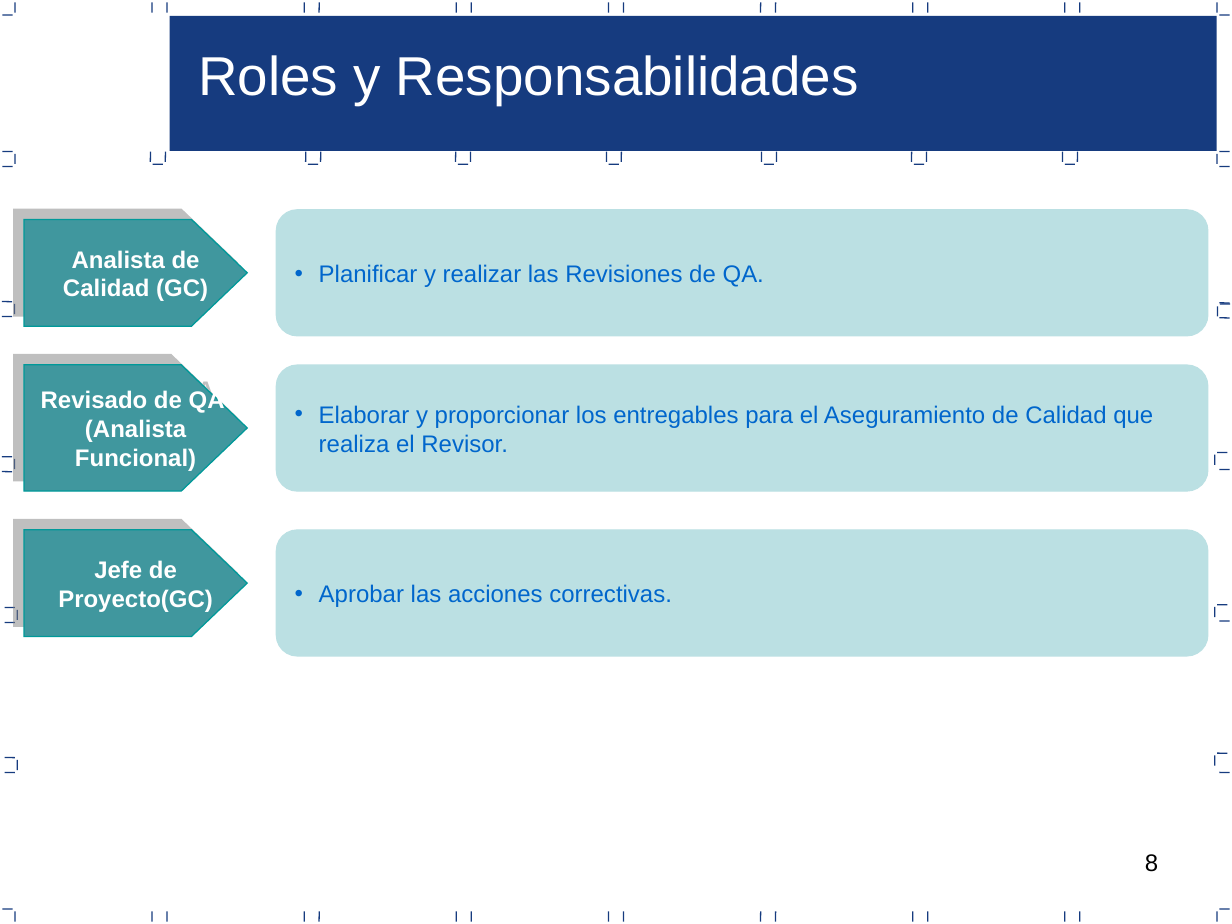
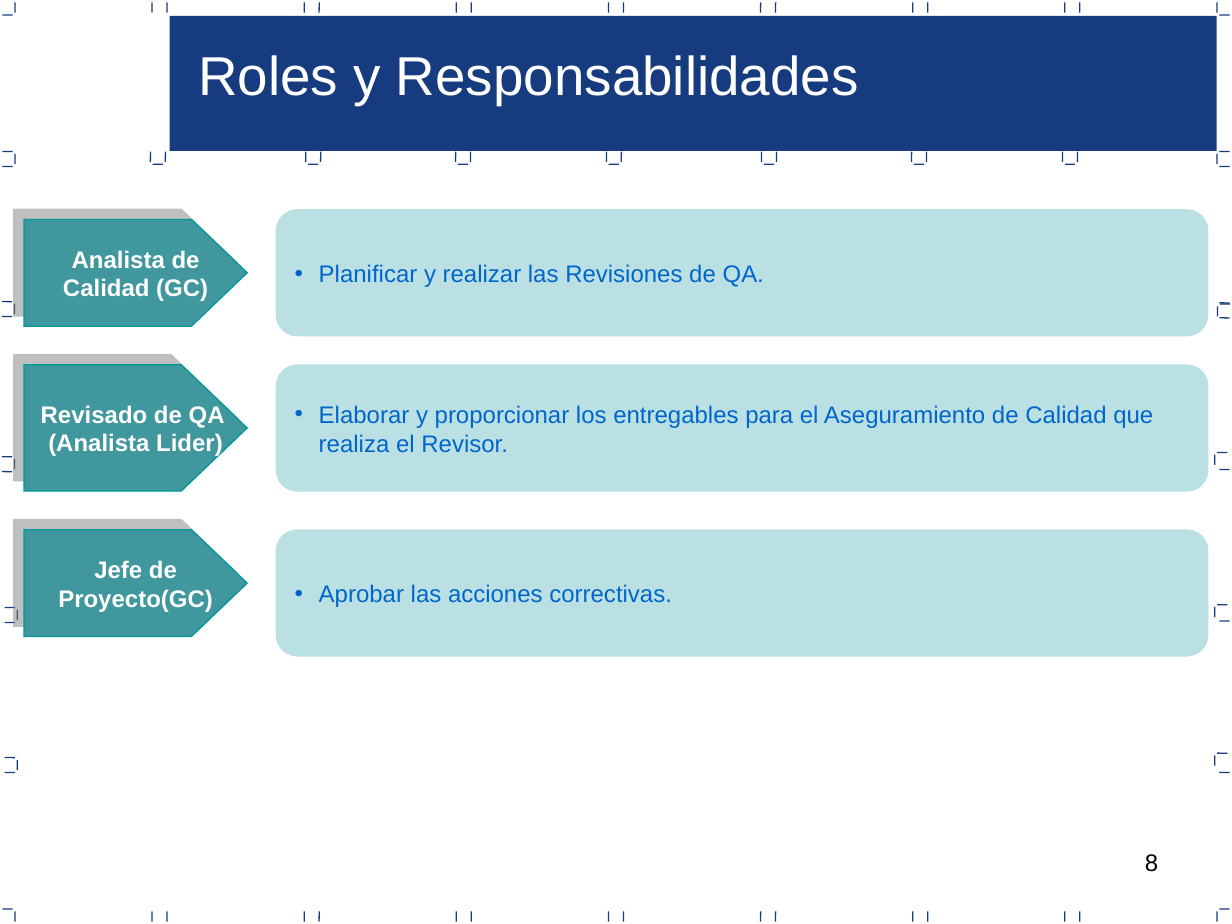
Before and after one commit to joansafr/Dev90PlusPlus, a slide deck: slide 8 of Area PPQA/F.DEV90.PPQA.R02 - Proceso de Aseguramiento de la Calidad.ppt. Drawn at 1232x924 pixels with LibreOffice and Linux fonts; fonts in the diff are those of the drawing. Boxes give left, top, right and bottom in pixels: in the first picture for what was removed or moved away, otherwise in the second. Text is boxed around its words. In the diff, an @@ line names an element or a change of style, - is before the commit and + after.

```diff
--- a/Area PPQA/F.DEV90.PPQA.R02 - Proceso de Aseguramiento de la Calidad.ppt
+++ b/Area PPQA/F.DEV90.PPQA.R02 - Proceso de Aseguramiento de la Calidad.ppt
@@ text in freeform shape at (38, 422, 213, 447): text changed @@
-(Analista Funcional)
+(Analista Lider)
```
Also in this commit, not shown: 1 other slide changed, 13 other files.
